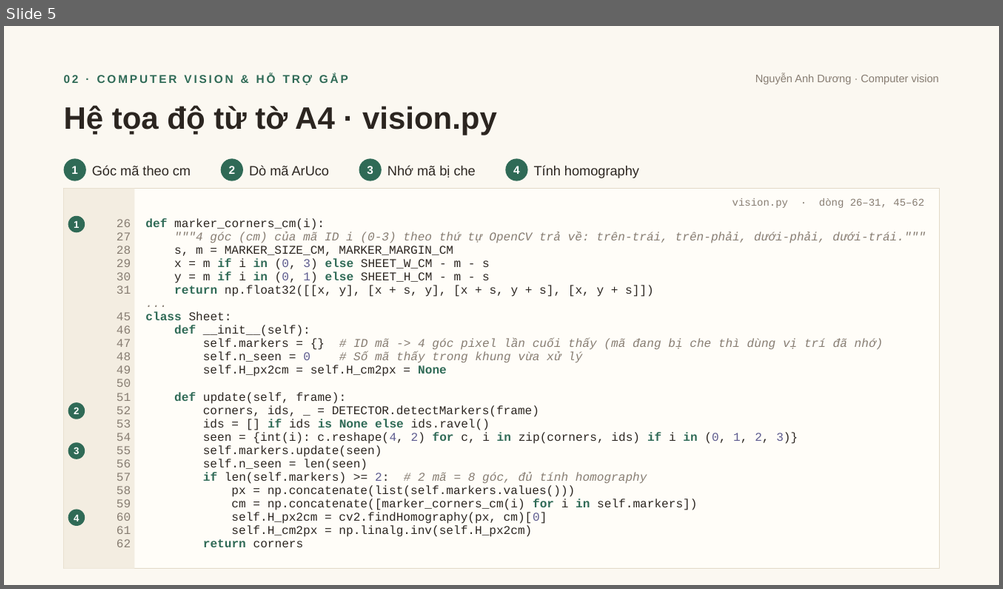
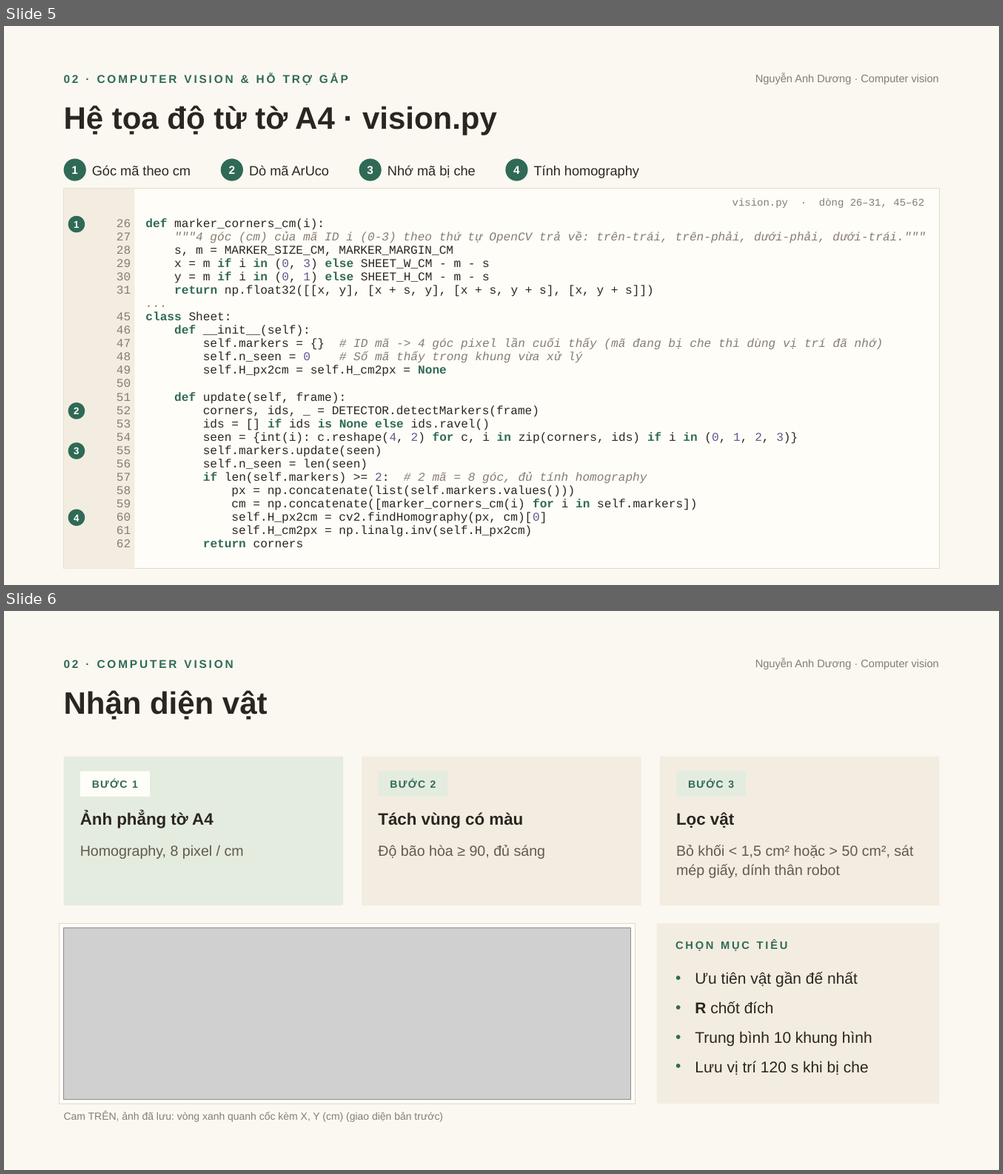
Before and after one commit to DuongNAD/Project_IoT, a slide deck: slides/Phan2_LuongDuLieu_Code.pptx. Shown one above the other, each under a label of ours: slide 5 before the commit, slides 5 and 6 after it. The pictures are 1003x589 and 1003x1174 pixels, drawn with LibreOffice and Linux fonts; fonts in the diff are those of the drawing; grey boxes stand for pictures. Boxes give left, top, right and bottom in pixels: in the first picture for what was removed or moved away, otherwise in the second. Text is boxed around its words. In the diff, an @@ line names an element or a change of style, - is before the commit and + after.

```diff
--- a/slides/Phan2_LuongDuLieu_Code.pptx
+++ b/slides/Phan2_LuongDuLieu_Code.pptx
@@ slide 6 added at (4, 611, 999, 1170), background #FBF8F1 @@
@@ text added at (64, 660, 233, 668), 11 pt, text #2F6A56, bold @@
+02 · COMPUTER VISION
@@ text added at (755, 659, 939, 669), 10.5 pt, text #877D72 @@
+Nguyễn Anh Dương · Computer vision
@@ text added at (64, 690, 267, 720), 30 pt, text #2B2520, bold @@
+Nhận diện vật
@@ rectangle added at (64, 757, 343, 906), fill #E4ECDF @@
@@ rectangle added at (361, 757, 640, 906), fill #F3EDE1 @@
@@ rectangle added at (660, 757, 939, 906), fill #F3EDE1 @@
@@ rectangle added at (80, 772, 150, 797), fill #FFFDF8, 10 pt, text #2F6A56, bold @@
+BƯỚC 1
@@ rectangle added at (378, 772, 447, 797), fill #E4ECDF, 10 pt, text #2F6A56, bold @@
+BƯỚC 2
@@ rectangle added at (676, 772, 745, 797), fill #E4ECDF, 10 pt, text #2F6A56, bold @@
+BƯỚC 3
@@ text added at (80, 812, 213, 829), 16 pt, text #2B2520, bold @@
+Ảnh phẳng tờ A4
@@ text added at (378, 812, 523, 829), 16 pt, text #2B2520, bold @@
+Tách vùng có màu
@@ text added at (676, 812, 734, 828), 16 pt, text #2B2520, bold @@
+Lọc vật
@@ text added at (80, 846, 244, 859), 14 pt, text #62594F @@
+Homography, 8 pixel / cm
@@ text added at (378, 845, 546, 859), 14 pt, text #62594F @@
+Độ bão hòa ≥ 90, đủ sáng
@@ text added at (676, 845, 913, 878), 14 pt, text #62594F @@
+Bỏ khối < 1,5 cm² hoặc > 50 cm², sát mép giấy, dính thân robot
@@ rectangle added at (60, 923, 635, 1104), fill #FFFDF8, outline #E2D9C8 0.75 pt @@
@@ picture added at (64, 928, 631, 1099) @@
@@ rectangle added at (657, 923, 939, 1104), fill #F3EDE1 @@
@@ text added at (675, 941, 788, 951), 10.5 pt, text #2F6A56, bold @@
+CHỌN MỤC TIÊU
@@ text added at (694, 972, 872, 1075), 15 pt, text #2B2520 @@
+• Ưu tiên vật gần đế nhất
+• R chốt đích
+• Trung bình 10 khung hình
+• Lưu vị trí 120 s khi bị che
@@ text added at (64, 1111, 443, 1122), 10 pt, text #877D72 @@
+Cam TRÊN, ảnh đã lưu: vòng xanh quanh cốc kèm X, Y (cm) (giao diện bản trước)
```
Also in this commit, not shown: 17 other files.
